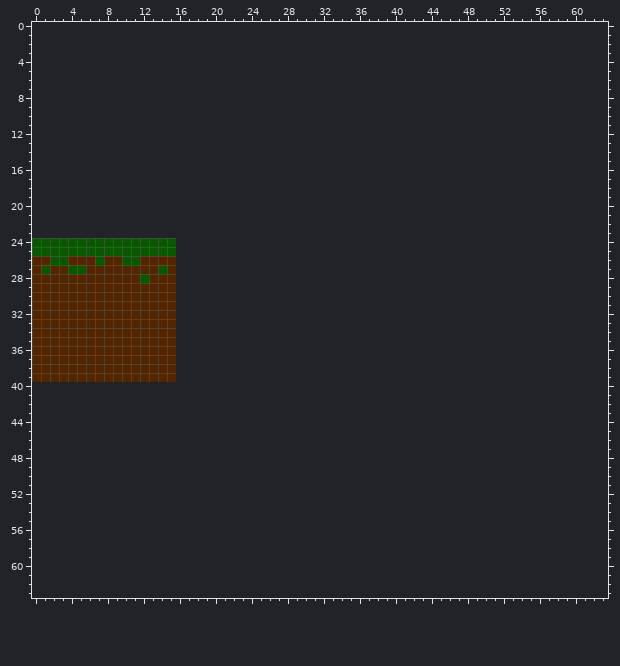
File history of a pixel-art sprite, grass.png. That is the earlier state.
The file is 16x16 pixels. Colours within 5 levels of each other are drawn and written as one. The old version is drawn lined up with the new one, on the new canvas.
Once edited:
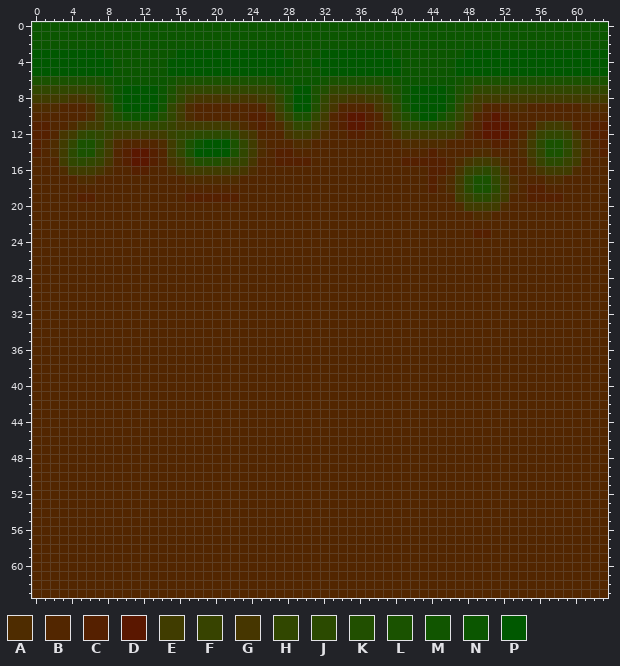
Palette (. is transparent): A #4e2c00  B #522600  C #552000  D #5a1700  E #403c00  F #374300  G #463600  H #314700  J #2b4a00  K #214f00  L #1a5200  M #115500  N #0b5600  P #005800
Changes in this commit:
canvas 16x16 -> 64x64, the old top-left corner now at 0,24
Changed rows in their new state; - is an unchanged pixel.
first column x 0:
 0 NNNNNNNNNNNNNNNNNNNNNNNNNNNNNNNNNNNNNNNNNNNNNNNNNNNNNNNNNNNNNNNN
 1 NNNNNNNNNNNNNNNNNNNNNNNNNNNNNNNNNNNNNNNNNNNNNNNNNNNNNNNNNNNNNNNN
 2 NNNNNNNNNNNNNNNNNNNNNNNNNNNNNNNNNNNNNNNNNNNNNNNNNNNNNNNNNNNNNNNN
 3 PPPPPPPPNNNNNNNNPPPPPPPPPPPPNNNNPPPPPPPPNNNNNNNNPPPPPPPPPPPPPPPP
 4 PPPPPPPPPNNNNNNPPPPPPPPPPPPPPNNPPPPPPPPPPNNNNNNPPPPPPPPPPPPPPPPP
 5 PPPPPPPPPNNNNNNPPPPPPPPPPPPPNNNNPPPPPPPPPNNNNNNPPPPPPPPPPPPPPPPP
 6 LLLLLLLLMNNNNNNMLLLLLLLLLLLMNNNNMLLLLLLLMNNNNNNMLLLLLLLLLLLLLLLL
 7 HHHHHHHJLNPPPPNLJHHHHHHHHHHKLPPLKHHHHHHKLNPPPPNLKHHHHHHHHHHHHHHH
 8 EEEEGGEHKNPPPPNKHEGGGGEGGEEHLPPLHEEGGEEHKNPPPPNKHEEEEEEEEEEEEEEE
 9 AAABBBAEHMPPPPMHEABBBBBBBBGFKPPKFGBBBBGEJMPPPPMJEGBBBAABBBBBBAAA
10 BBBBBBAEHKMNNMKHEABBBBBBCCBEHLLHEBCDDCBEHKMPPMKHEBCDCBBBBBBBBBBB
11 CCBBAGEEHHHHHHHFEEEEEEGABCBAEHHEGBCDDCBAEHHJJHHEABDDDCBBGEEGBBCC
12 CCBGEHJHFEEEEEEFHHJJJJHEGBBBGEEGABBCCBBAGEEEEEEGBCDDDCBGFHHFGBCC
13 CBAEHLLJEABBBBAEHLNPPPLHEABBBAABBBBBBBBBBAAAAABBBBBCCBAEJLLJEABC
14 CBAEJLLHEBCDDCBEHLPPPPLHEABCCBBBBBBBBBBBBBBBCBBBBAABBBAEHLLJEABC
15 BBBEHJHFGBCDDCBGEHKKKJHFGBBCCCCBBBBBBBBBBCCCCCBAGEEGABBGFJJFEBBB
16 BBBAEEEGABBCCBBAGEEEEEEGABBBBBBBBBBBBBBBBBBBCCBGFHJFGBBAGEEEABBB
17 BBBBBAABBBBBBBBBBAAAAAABBBBBBBBBBBBBBBBBBBBBCBAEJLLHEABBBAABBBBB
18 BBBBBBBBBBBBBBBBBBBBBBBBBBBBBBBBBBBBBBBBBBBBCBAEJLLJEABCCBBBBBBB
19 BBBBBCCBBBBBBBBBBCCCCCCBBBBBBBBBBBBBBBBBBBBBBBBEFJJFEBBCCCCBBBBB
20 BBBBBBBBBBBBBBBBBBBBBBBBBBBBBBBBBBBBBBBBBBBBBBBAEEEEABBBBBBBBBBB
21 BBBBBBBBBBBBBBBBBBBBBBBBBBBBBBBBBBBBBBBBBBBBBBBBBAABBBBBBBBBBBBB
22 BBBBBBBBBBBBBBBBBBBBBBBBBBBBBBBBBBBBBBBBBBBBBBBBBBBBBBBBBBBBBBBB
23 BBBBBBBBBBBBBBBBBBBBBBBBBBBBBBBBBBBBBBBBBBBBBBBBBCCBBBBBBBBBBBBB
24 BBBBBBBBBBBBBBBBBBBBBBBBBBBBBBBBBBBBBBBBBBBBBBBBBBBBBBBBBBBBBBBB
25 BBBBBBBBBBBBBBBBBBBBBBBBBBBBBBBBBBBBBBBBBBBBBBBBBBBBBBBBBBBBBBBB
26 --BB---B--BB----BBBBBBBBBBBBBBBBBBBBBBBBBBBBBBBBBBBBBBBBBBBBBBBB
27 -B--BB--------B-BBBBBBBBBBBBBBBBBBBBBBBBBBBBBBBBBBBBBBBBBBBBBBBB
28 ------------B---BBBBBBBBBBBBBBBBBBBBBBBBBBBBBBBBBBBBBBBBBBBBBBBB
29 ----------------BBBBBBBBBBBBBBBBBBBBBBBBBBBBBBBBBBBBBBBBBBBBBBBB
30 ----------------BBBBBBBBBBBBBBBBBBBBBBBBBBBBBBBBBBBBBBBBBBBBBBBB
31 ----------------BBBBBBBBBBBBBBBBBBBBBBBBBBBBBBBBBBBBBBBBBBBBBBBB
32 ----------------BBBBBBBBBBBBBBBBBBBBBBBBBBBBBBBBBBBBBBBBBBBBBBBB
33 ----------------BBBBBBBBBBBBBBBBBBBBBBBBBBBBBBBBBBBBBBBBBBBBBBBB
34 ----------------BBBBBBBBBBBBBBBBBBBBBBBBBBBBBBBBBBBBBBBBBBBBBBBB
35 ----------------BBBBBBBBBBBBBBBBBBBBBBBBBBBBBBBBBBBBBBBBBBBBBBBB
36 ----------------BBBBBBBBBBBBBBBBBBBBBBBBBBBBBBBBBBBBBBBBBBBBBBBB
37 ----------------BBBBBBBBBBBBBBBBBBBBBBBBBBBBBBBBBBBBBBBBBBBBBBBB
38 ----------------BBBBBBBBBBBBBBBBBBBBBBBBBBBBBBBBBBBBBBBBBBBBBBBB
39 ----------------BBBBBBBBBBBBBBBBBBBBBBBBBBBBBBBBBBBBBBBBBBBBBBBB
40 BBBBBBBBBBBBBBBBBBBBBBBBBBBBBBBBBBBBBBBBBBBBBBBBBBBBBBBBBBBBBBBB
41 BBBBBBBBBBBBBBBBBBBBBBBBBBBBBBBBBBBBBBBBBBBBBBBBBBBBBBBBBBBBBBBB
42 BBBBBBBBBBBBBBBBBBBBBBBBBBBBBBBBBBBBBBBBBBBBBBBBBBBBBBBBBBBBBBBB
43 BBBBBBBBBBBBBBBBBBBBBBBBBBBBBBBBBBBBBBBBBBBBBBBBBBBBBBBBBBBBBBBB
44 BBBBBBBBBBBBBBBBBBBBBBBBBBBBBBBBBBBBBBBBBBBBBBBBBBBBBBBBBBBBBBBB
45 BBBBBBBBBBBBBBBBBBBBBBBBBBBBBBBBBBBBBBBBBBBBBBBBBBBBBBBBBBBBBBBB
46 BBBBBBBBBBBBBBBBBBBBBBBBBBBBBBBBBBBBBBBBBBBBBBBBBBBBBBBBBBBBBBBB
47 BBBBBBBBBBBBBBBBBBBBBBBBBBBBBBBBBBBBBBBBBBBBBBBBBBBBBBBBBBBBBBBB
48 BBBBBBBBBBBBBBBBBBBBBBBBBBBBBBBBBBBBBBBBBBBBBBBBBBBBBBBBBBBBBBBB
49 BBBBBBBBBBBBBBBBBBBBBBBBBBBBBBBBBBBBBBBBBBBBBBBBBBBBBBBBBBBBBBBB
50 BBBBBBBBBBBBBBBBBBBBBBBBBBBBBBBBBBBBBBBBBBBBBBBBBBBBBBBBBBBBBBBB
51 BBBBBBBBBBBBBBBBBBBBBBBBBBBBBBBBBBBBBBBBBBBBBBBBBBBBBBBBBBBBBBBB
52 BBBBBBBBBBBBBBBBBBBBBBBBBBBBBBBBBBBBBBBBBBBBBBBBBBBBBBBBBBBBBBBB
53 BBBBBBBBBBBBBBBBBBBBBBBBBBBBBBBBBBBBBBBBBBBBBBBBBBBBBBBBBBBBBBBB
54 BBBBBBBBBBBBBBBBBBBBBBBBBBBBBBBBBBBBBBBBBBBBBBBBBBBBBBBBBBBBBBBB
55 BBBBBBBBBBBBBBBBBBBBBBBBBBBBBBBBBBBBBBBBBBBBBBBBBBBBBBBBBBBBBBBB
56 BBBBBBBBBBBBBBBBBBBBBBBBBBBBBBBBBBBBBBBBBBBBBBBBBBBBBBBBBBBBBBBB
57 BBBBBBBBBBBBBBBBBBBBBBBBBBBBBBBBBBBBBBBBBBBBBBBBBBBBBBBBBBBBBBBB
58 BBBBBBBBBBBBBBBBBBBBBBBBBBBBBBBBBBBBBBBBBBBBBBBBBBBBBBBBBBBBBBBB
59 BBBBBBBBBBBBBBBBBBBBBBBBBBBBBBBBBBBBBBBBBBBBBBBBBBBBBBBBBBBBBBBB
60 BBBBBBBBBBBBBBBBBBBBBBBBBBBBBBBBBBBBBBBBBBBBBBBBBBBBBBBBBBBBBBBB
61 BBBBBBBBBBBBBBBBBBBBBBBBBBBBBBBBBBBBBBBBBBBBBBBBBBBBBBBBBBBBBBBB
62 BBBBBBBBBBBBBBBBBBBBBBBBBBBBBBBBBBBBBBBBBBBBBBBBBBBBBBBBBBBBBBBB
63 BBBBBBBBBBBBBBBBBBBBBBBBBBBBBBBBBBBBBBBBBBBBBBBBBBBBBBBBBBBBBBBB
Where, in picture pixels (left, top, right, bottom), the same in both pictures:
changed: (32, 22, 608, 598)
